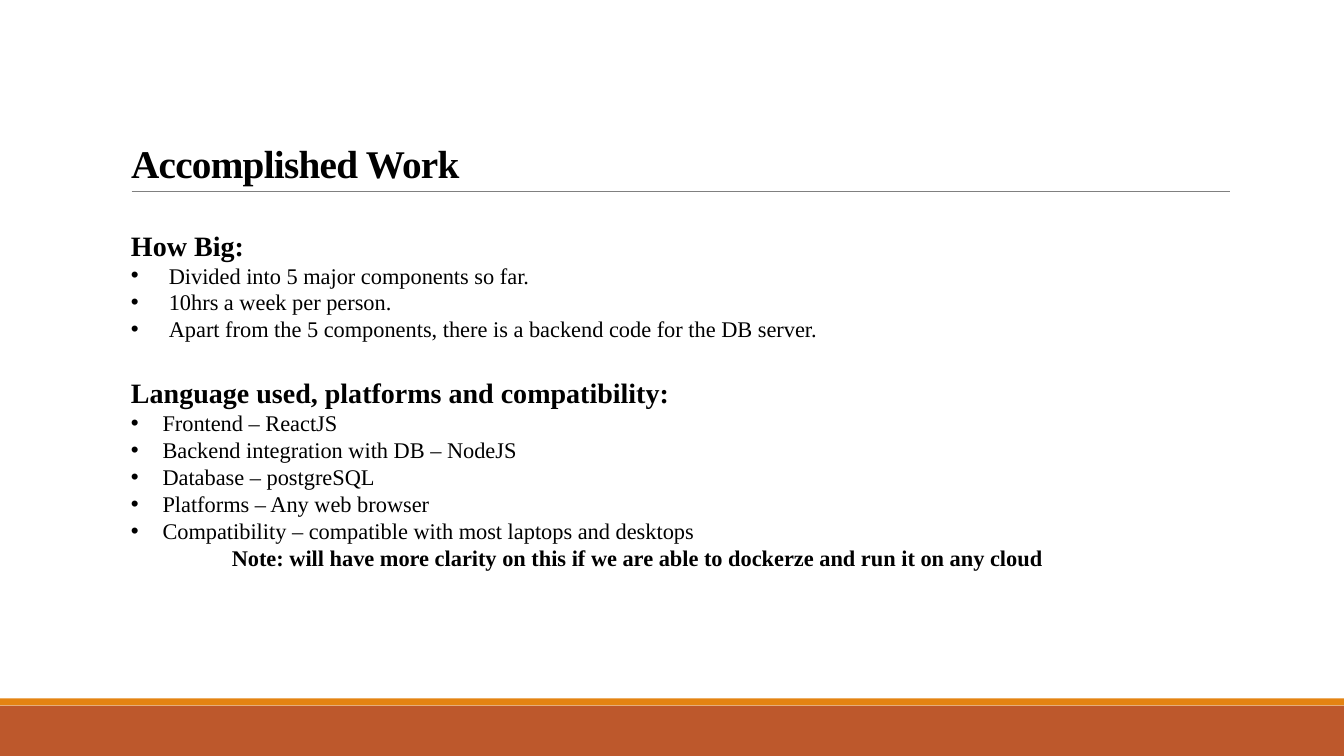
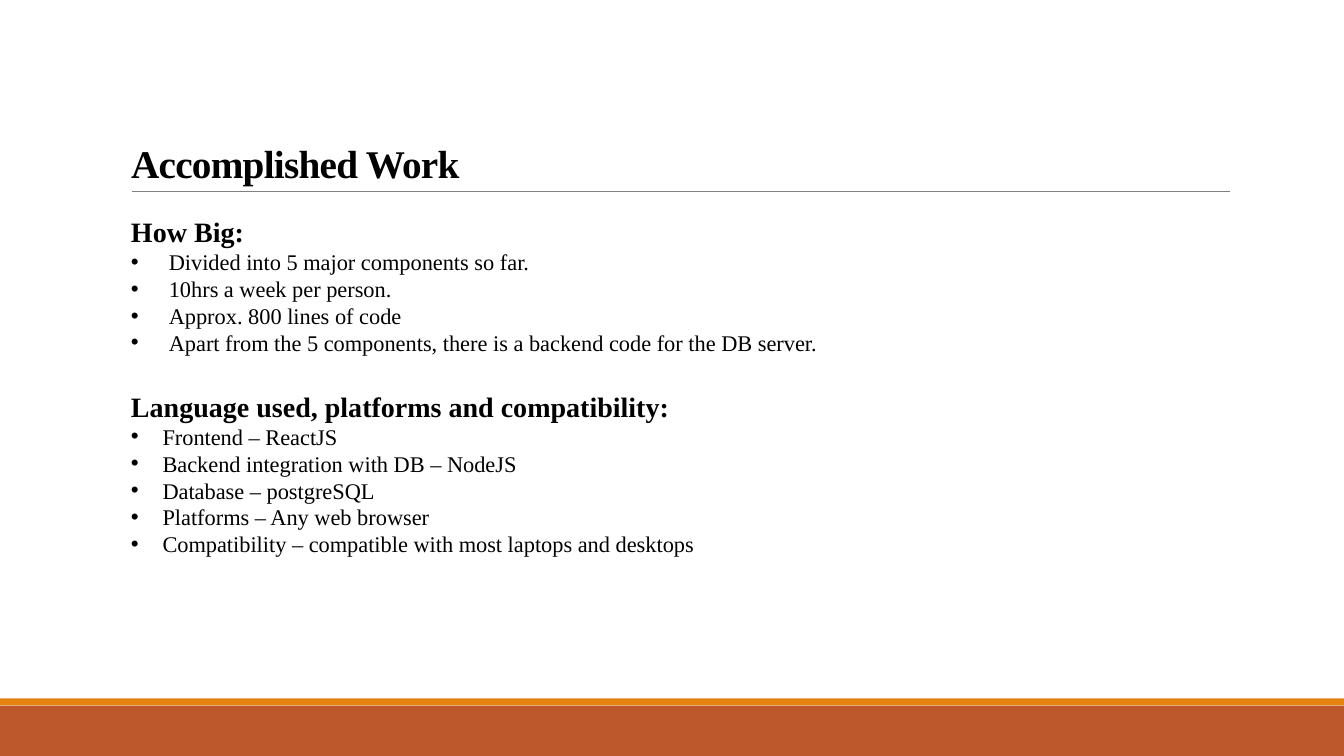
Before and after one commit to PranathiReddyJaggari/Fox-of-Hood, a slide deck: slide 10 of Docs/Project Status Report.pptx. Drawn at 1344x756 pixels with LibreOffice and Linux fonts; fonts in the diff are those of the drawing. Boxes give left, top, right and bottom in pixels: in the first picture for what was removed or moved away, otherwise in the second. Text is boxed around its words. In the diff, an @@ line names an element or a change of style, - is before the commit and + after.

```diff
--- a/Docs/Project Status Report.pptx
+++ b/Docs/Project Status Report.pptx
@@ text "How Big:": place and size @@
-text "How Big:" at <box>131,236,1042,571</box>
+text "How Big:" at <box>131,222,817,557</box>
@@ text at <box>169,308,401,329</box>: paragraph added @@
+• Approx. 800 lines of code
@@ text at <box>232,550,1042,571</box>: paragraph removed @@
-Note: will have more clarity on this if we are able to dockerze and run it on any cloud
```
Also in this commit, not shown: 21 other files.
